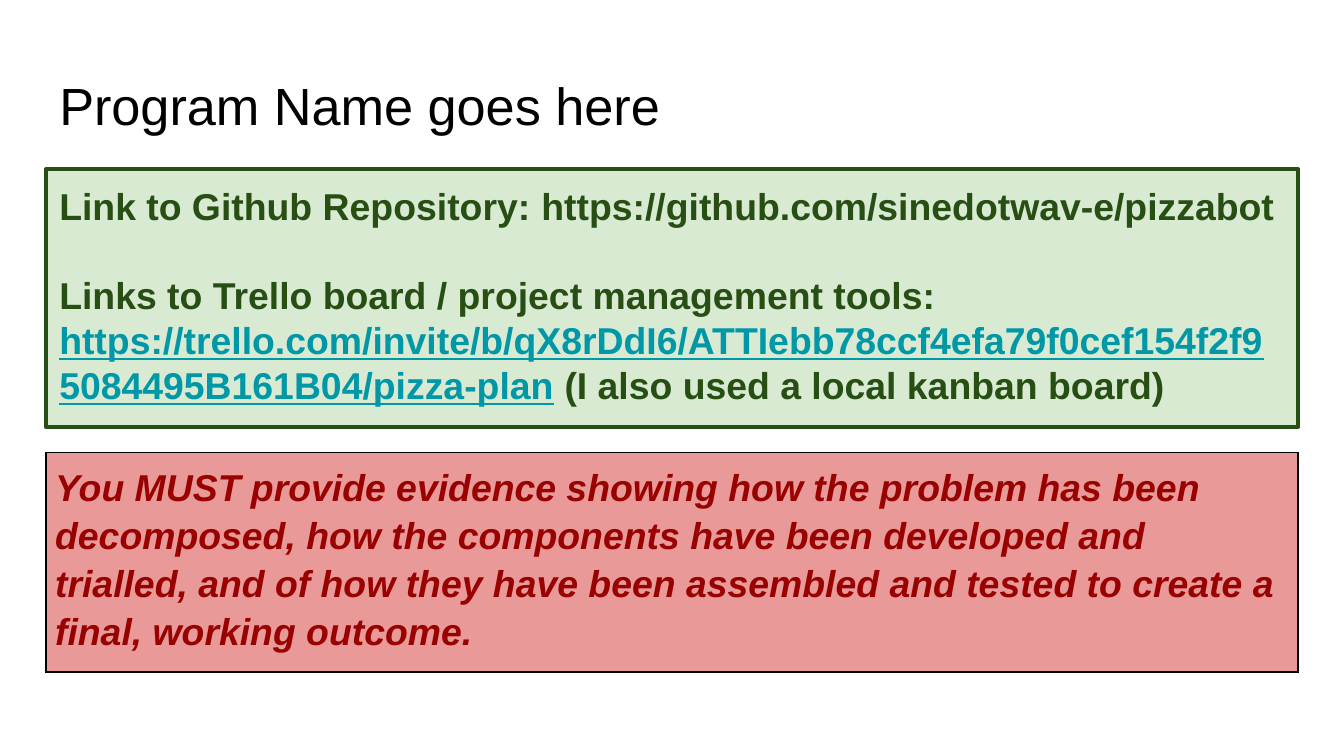
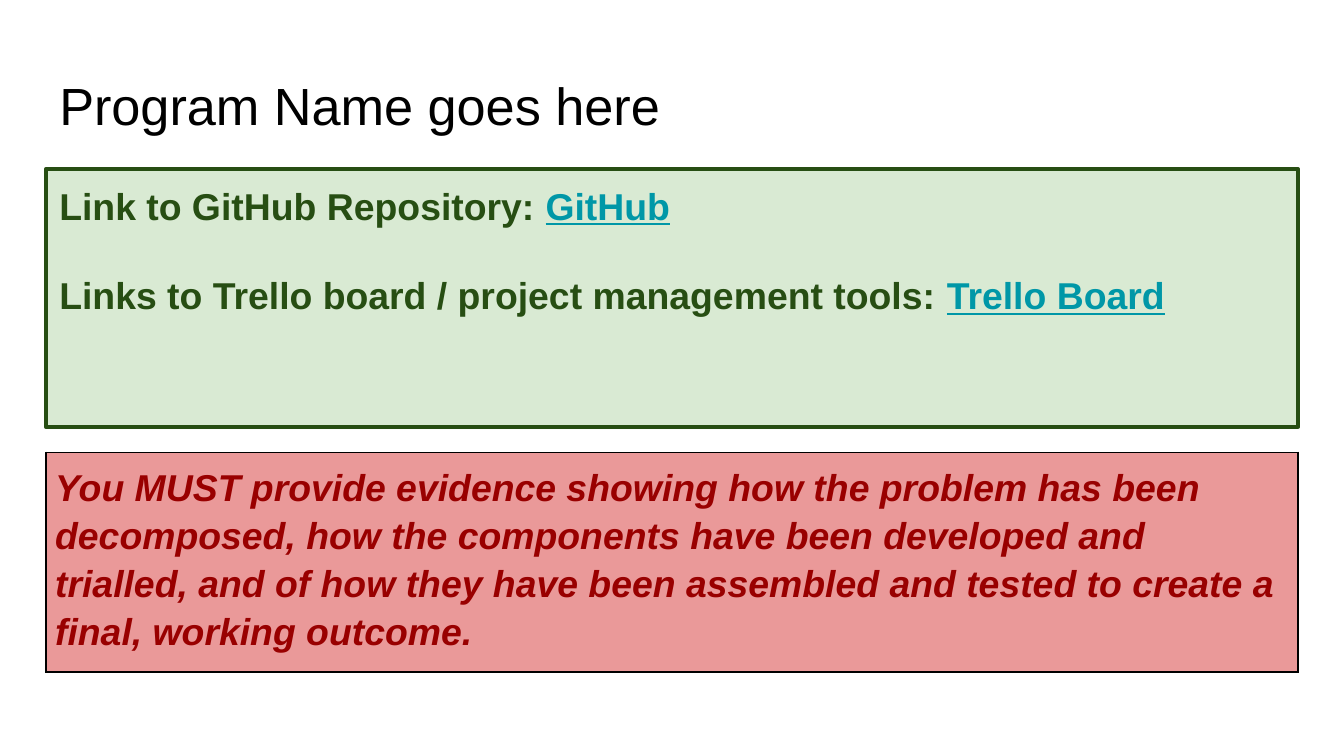
Before and after one commit to sinedotwav-e/pizzabot, a slide deck: slide 1 of pizzapowerpoint.pptx. Drawn at 1344x756 pixels with LibreOffice and Linux fonts; fonts in the diff are those of the drawing. Boxes give left, top, right and bottom in pixels: in the first picture for what was removed or moved away, otherwise in the second. Text is boxed around its words. In the diff, an @@ line names an element or a change of style, - is before the commit and + after.

```diff
--- a/pizzapowerpoint.pptx
+++ b/pizzapowerpoint.pptx
@@ text at box(59, 193, 1165, 317): text changed @@
-Link to Github Repository: https://github.com/sinedotwav-e/pizzabot
-Links to Trello board / project management tools: https://trello.com/invite/b/qX8rDdI6/ATTIebb78ccf4efa79f0cef154f2f95084495B161B04/pizza-plan (I also used a local kanban board)
+Link to GitHub Repository: GitHub
+Links to Trello board / project management tools: Trello Board
```
Also in this commit, not shown: 3 other slides changed, 4 slides added, 5 other files.
